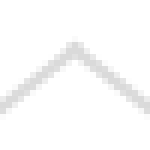
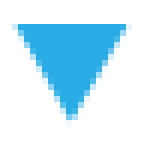
Layered file, before and after one edit (150×150). Changes by layer:
added layer "Shape 2 copy 5" above "Shape 2 copy 4" over [12, 24, 132, 126]
hid "Shape 2 copy 2" over [0, 36, 150, 120]
